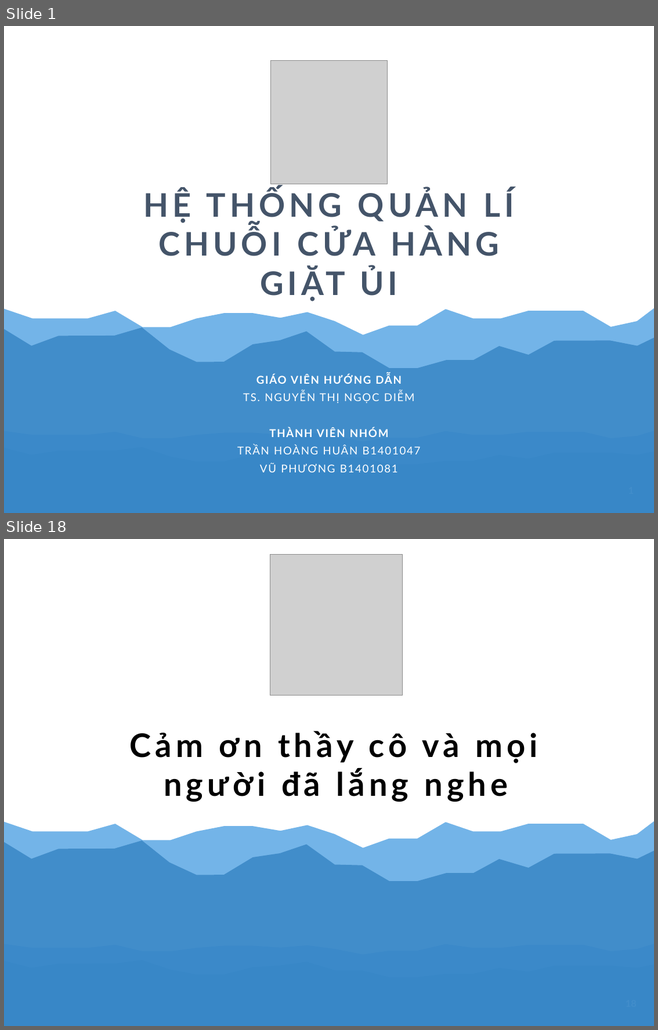
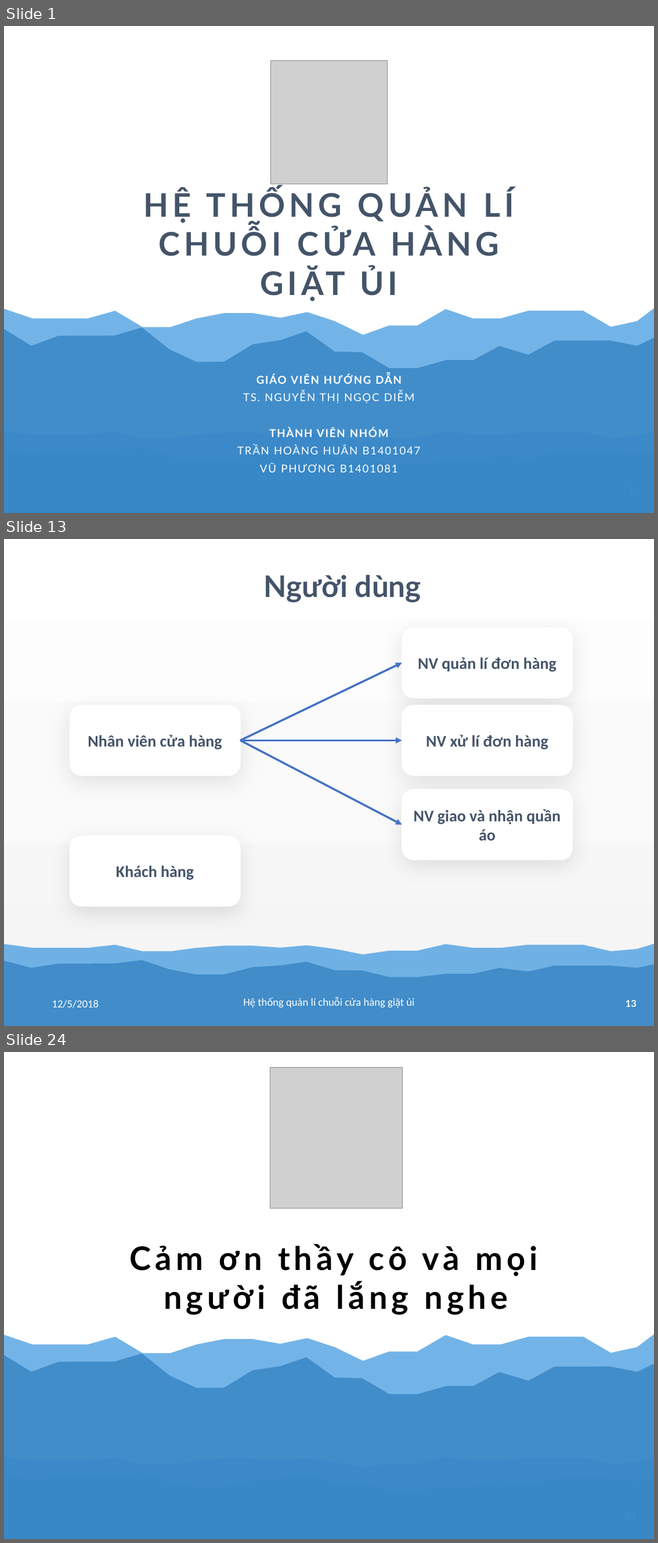
Before and after one commit to tranhoanghuan/Lu-n-v-n, a slide deck: baoCao/bao_cao.pptx. Shown one above the other, each under a label of ours: slides 1 and 18 before the commit, slides 1, 13 and 24 after it; the slides between them are not shown. The pictures are 658x1030 and 658x1543 pixels, drawn with LibreOffice and Linux fonts; fonts in the diff are those of the drawing; grey boxes stand for pictures. Boxes give left, top, right and bottom in pixels: in the first picture for what was removed or moved away, otherwise in the second. Text is boxed around its words. In the diff, an @@ line names an element or a change of style, - is before the commit and + after.

```diff
--- a/baoCao/bao_cao.pptx
+++ b/baoCao/bao_cao.pptx
@@ slide 13 added at [4, 539, 654, 1026], background gradient #FFFFFF to #FBFBFB to #F2F2F2; not listed: 2 template elements that a slide beside it also shows @@
@@ text added at [264, 575, 421, 603], 66 pt, text #445469, bold @@
+Người dùng
@@ rounded rectangle added at [401, 628, 572, 698], fill #FFFFFF, outline #FFFFFF 1 pt, 36 pt, text #445469, bold @@
+NV quản lí đơn hàng
@@ arrow added from (240, 740) to (401, 663), #4472C4 4.5 pt @@
@@ rounded rectangle added at [70, 705, 240, 776], fill #FFFFFF, outline #FFFFFF 1 pt, 36 pt, text #445469, bold @@
+Nhân viên cửa hàng
@@ rounded rectangle added at [401, 705, 572, 776], fill #FFFFFF, outline #FFFFFF 1 pt, 36 pt, text #445469, bold @@
+NV xử lí đơn hàng
@@ arrow added from (240, 740) to (401, 740), #4472C4 4.5 pt @@
@@ arrow added from (240, 740) to (401, 825), #4472C4 4.5 pt @@
@@ rounded rectangle added at [401, 790, 572, 860], fill #FFFFFF, outline #FFFFFF 1 pt, 36 pt, text #445469, bold @@
+NV giao và nhận quần áo
@@ rounded rectangle added at [70, 836, 240, 906], fill #FFFFFF, outline #FFFFFF 1 pt, 36 pt, text #445469, bold @@
+Khách hàng
@@ text added at [52, 1000, 99, 1008], 24 pt, text #FFFFFF @@
+12/5/2018
@@ text added at [243, 997, 414, 1008], 24 pt, text #FFFFFF @@
+Hệ thống quản lí chuỗi cửa hàng giặt ủi
@@ page number added at [625, 1000, 636, 1007], 21 pt, text #FFFFFF, bold @@
+13
@@ what was slide 18 is now slide 24 @@
```
Also in this commit, not shown: 16 slides changed, 5 other slides added.
